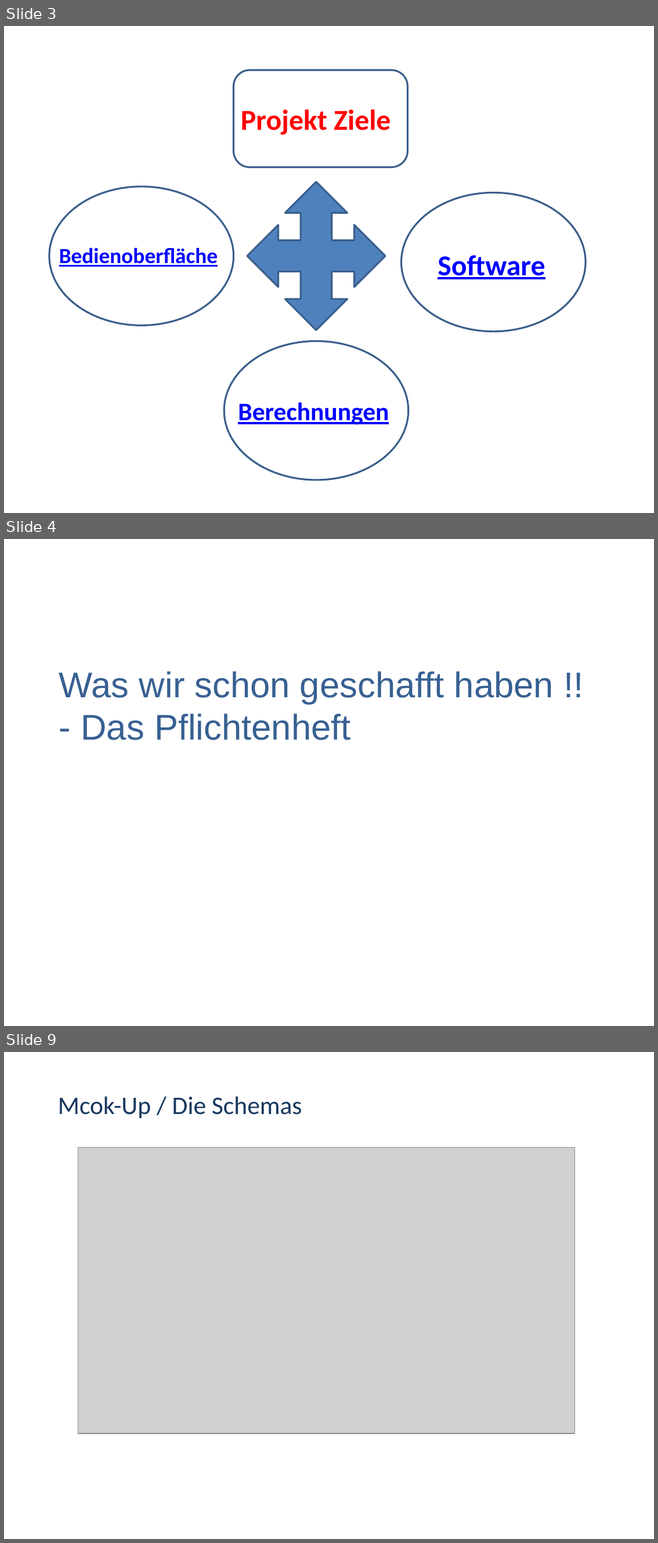
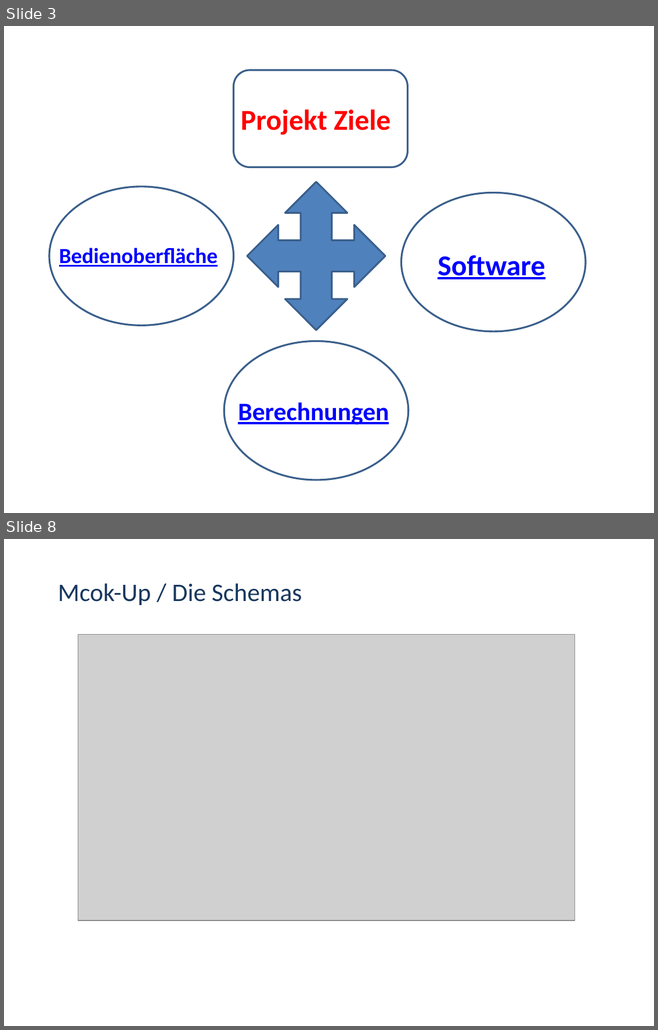
Before and after one commit to marinataborda/P2Organisation, a slide deck: ZwischenPresäntation.pptx. Shown one above the other, each under a label of ours: slides 3, 4 and 9 before the commit, slides 3 and 8 after it; the slides between them are not shown. The pictures are 658x1543 and 658x1030 pixels, drawn with LibreOffice and Linux fonts; fonts in the diff are those of the drawing; grey boxes stand for pictures; background and template pictures are left out. Boxes give left, top, right and bottom in pixels: in the first picture for what was removed or moved away, otherwise in the second. Text is boxed around its words. In the diff, an @@ line names an element or a change of style, - is before the commit and + after.

```diff
--- a/ZwischenPresäntation.pptx
+++ b/ZwischenPresäntation.pptx
@@ slide 4 removed at (x1=4, y1=539, x2=654, y2=1026), background #FFFFFF @@
@@ title removed at (x1=59, y1=671, x2=553, y2=740) @@
-Was wir schon geschafft haben !!
-- Das Pflichtenheft
@@ what was slide 9 is now slide 8 @@
```
Also in this commit, not shown: 5 slides changed, 2 slides added, 2 other slides removed.
